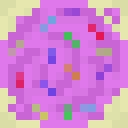
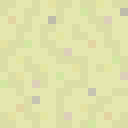
Layers edited between the first and the second 128x128 image:
added layer "Cake Floor All Cake" above "Cake Floor All Frosting" over box(0, 0, 128, 128)
added layer "Cake Floor All Frosting" above "Cake Floor Bottom Left Cake" over box(0, 0, 128, 128)
added layer "Cake Floor Bottom Left Cake" above "Cake Floor Top Right Cake" over box(0, 0, 128, 128)
added layer "Cake Floor Top Right Cake" above "Cake Floor Top Left Cake" over box(0, 0, 128, 128)
added layer "Cake Floor Top Left Cake" above "Cake Floor Bottom Right Cake" over box(0, 0, 128, 128)
added layer "Cake Floor Bottom Right Cake" above "Cake Floor Top" over box(0, 0, 128, 128)
added layer "Cake Floor Top" above "Cake Floor Bottom" over box(0, 0, 128, 128)
added layer "Cake Floor Bottom" above "Cake Floor Right" over box(0, 0, 128, 128)
added layer "Cake Floor Right" above "Cake Floor Left" over box(0, 0, 128, 128)
added layer "Cake Floor Left" above "Cake Floor Bottom Left" over box(0, 0, 128, 128)
added layer "Cake Floor Bottom Left" above "Cake Floor Top Left" over box(0, 0, 128, 128)
added layer "Cake Floor Top Left" above "Cake Floor Bottom Right" over box(0, 0, 128, 128)
added layer "Cake Floor Bottom Right" above "Cake Floor Top Right Coner" over box(0, 0, 128, 128)
added layer "Cake Floor Top Right Coner" above "Cake Floor Type 2" over box(0, 0, 128, 128)
painted on "Cake Floor Type 2" over box(8, 8, 120, 120)
